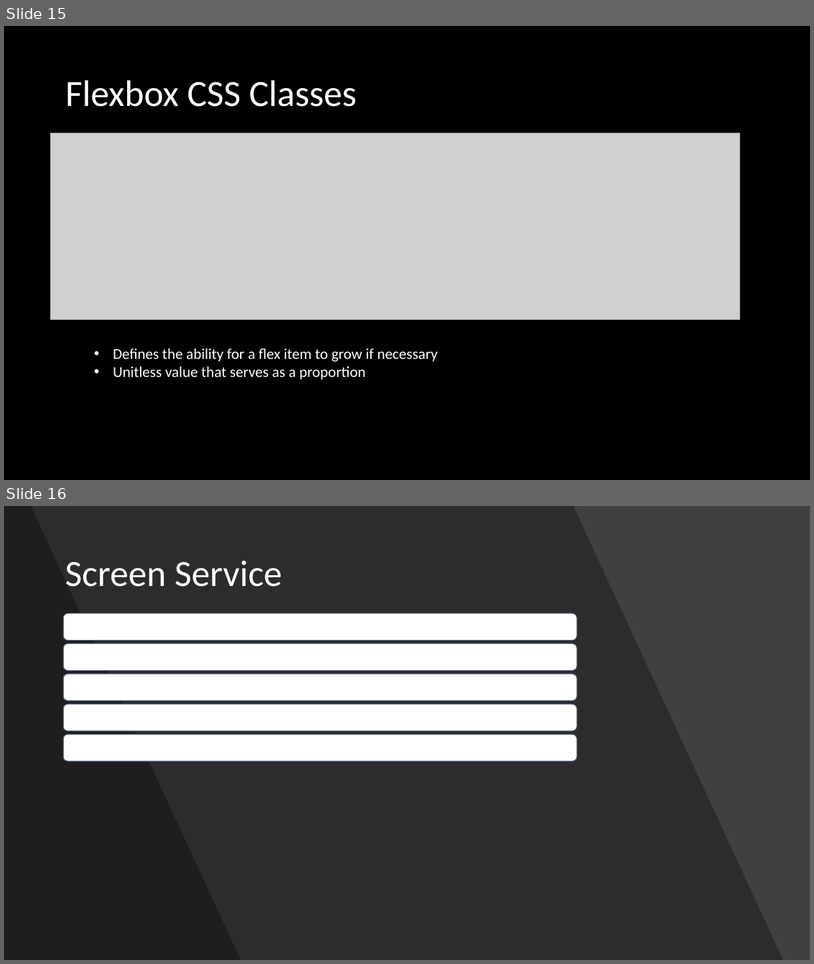
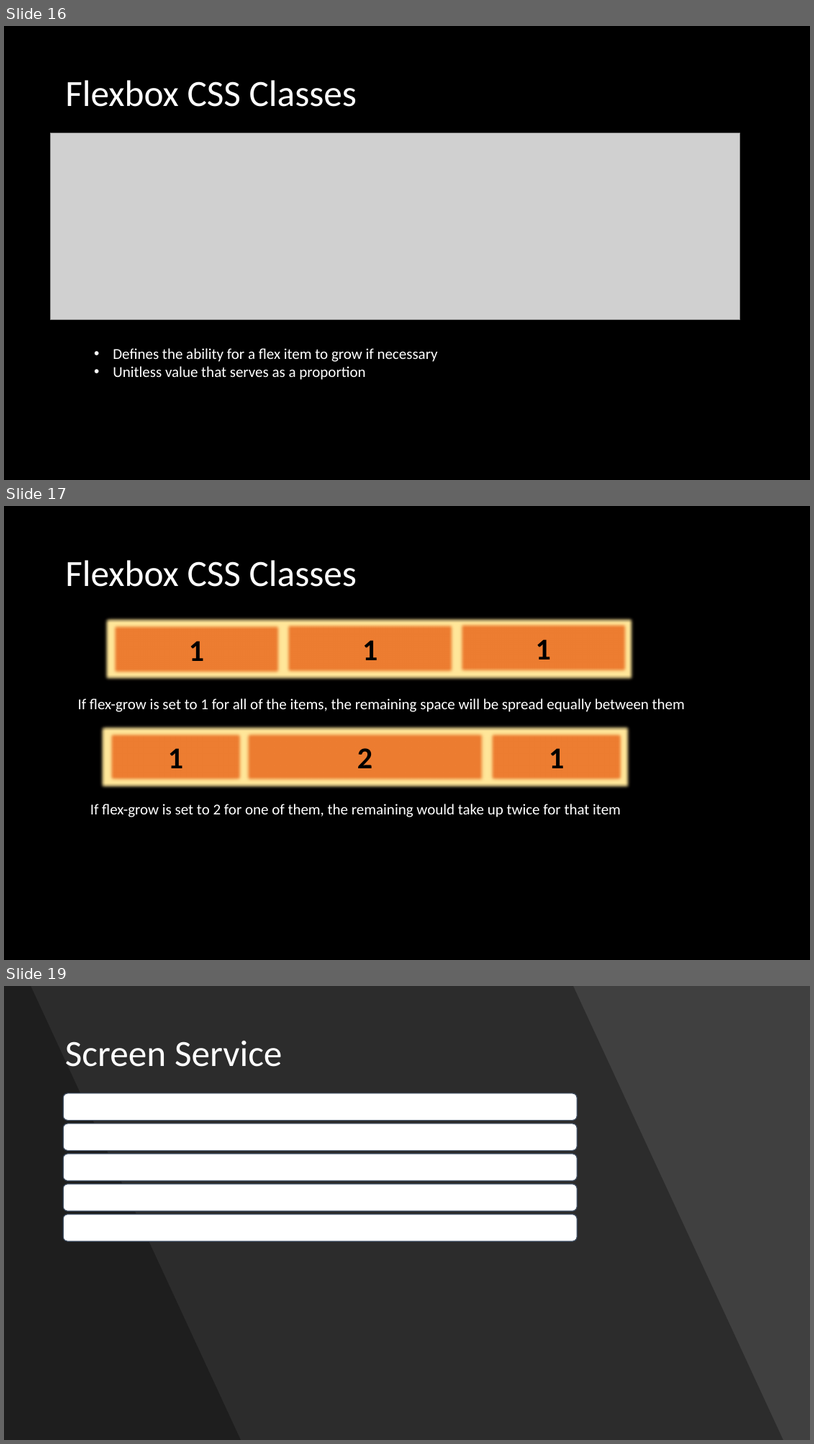
Before and after one commit to mehdikhaleghian/StudyNotes, a slide deck: OnboardEasy.pptx. Shown one above the other, each under a label of ours: slides 15 and 16 before the commit, slides 16, 17 and 19 after it; the slides between them are not shown. The pictures are 814x964 and 814x1444 pixels, drawn with LibreOffice and Linux fonts; fonts in the diff are those of the drawing; grey boxes stand for pictures. Boxes give left, top, right and bottom in pixels: in the first picture for what was removed or moved away, otherwise in the second. Text is boxed around its words. In the diff, an @@ line names an element or a change of style, - is before the commit and + after.

```diff
--- a/OnboardEasy.pptx
+++ b/OnboardEasy.pptx
@@ slide 17 added at [4,506,810,960], background #000000 @@
@@ title added at [65,560,357,587], 44 pt, text #FFFFFF @@
+Flexbox CSS Classes
@@ rectangle added at [103,615,635,682], fill #FFE699, outline #FFFFFF 1.5 pt @@
@@ rectangle added at [111,623,283,676], fill #ED7D31, outline #FFFFFF 1.5 pt, 36 pt, text #000000, bold @@
+1
@@ rectangle added at [285,622,456,675], fill #ED7D31, outline #FFFFFF 1.5 pt, 36 pt, text #000000, bold @@
+1
@@ rectangle added at [458,621,630,674], fill #ED7D31, outline #FFFFFF 1.5 pt, 36 pt, text #000000, bold @@
+1
@@ text added at [78,698,685,712], 18 pt, text #FFFFFF @@
+If flex-grow is set to 1 for all of the items, the remaining space will be spread equally between them
@@ rectangle added at [99,723,632,790], fill #FFE699, outline #FFFFFF 1.5 pt @@
@@ rectangle added at [108,730,244,783], fill #ED7D31, outline #FFFFFF 1.5 pt, 36 pt, text #000000, bold @@
+1
@@ rectangle added at [244,730,486,783], fill #ED7D31, outline #FFFFFF 1.5 pt, 36 pt, text #000000, bold @@
+2
@@ rectangle added at [489,730,626,783], fill #ED7D31, outline #FFFFFF 1.5 pt, 36 pt, text #000000, bold @@
+1
@@ text added at [90,803,621,817], 18 pt, text #FFFFFF @@
+If flex-grow is set to 2 for one of them, the remaining would take up twice for that item
@@ what was slide 15 is now slide 16 @@
@@ what was slide 16 is now slide 19 @@
```
Also in this commit, not shown: 2 slides changed, 2 other slides added.
